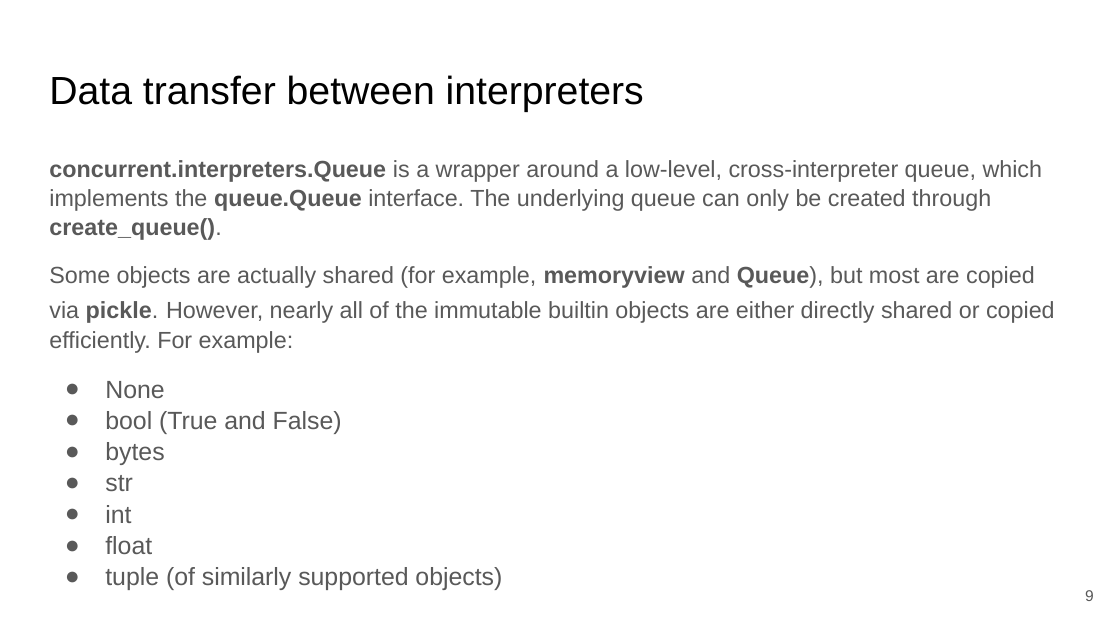
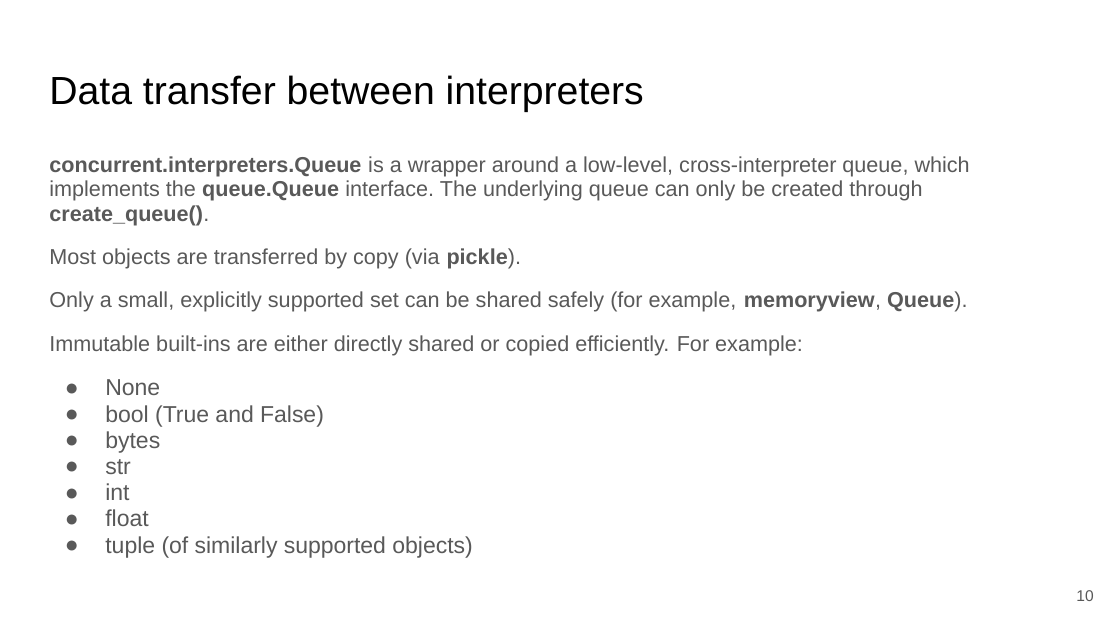
Before and after one commit to SSStas/mipt-python-course, a slide deck: slide 10 of subinterpreters_project/Subinterpreters.pptx (slide 9 before the commit). Drawn at 1120x630 pixels with LibreOffice and Linux fonts; fonts in the diff are those of the drawing. Boxes give left, top, right and bottom in pixels: in the first picture for what was removed or moved away, otherwise in the second. Text is boxed around its words. In the diff, an @@ line names an element or a change of style, - is before the commit and + after.

```diff
--- a/subinterpreters_project/Subinterpreters.pptx
+++ b/subinterpreters_project/Subinterpreters.pptx
@@ text at (49,156,970,558): size 15 to 13.9 pt in "concurrent.interpreters.Queue is a wrapper around a low-leve ..."; size 16 to 14.8 pt in "None", "bool (True and False)", "bytes", "str" and 3 more places; line spacing 1.05 to 0.95 @@
@@ text at (49,248,968,356): text changed; size 15 to 13.9 pt @@
-Some objects are actually shared (for example, memoryview and Queue), but most are copied via pickle. However, nearly all of the immutable builtin objects are either directly shared or copied efficiently. For example:
+Most objects are transferred by copy (via pickle).
+Only a small, explicitly supported set can be shared safely (for example, memoryview, Queue).
+Immutable built-ins are either directly shared or copied efficiently. For example:
@@ page number at (1076,590,1093,601): text changed @@
-9
+10
```
Also in this commit, not shown: 18 other slides changed, 3 slides added, 1 slide removed, 7 other files.
